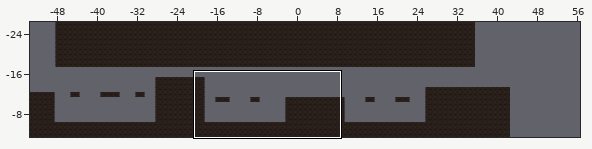
Tiled map, stored at Assets/Tiled/Level1TileMap/map1-3.tmx. Above, an overview of the earlier version with the close-up marked.
Close-up. Before the edit:
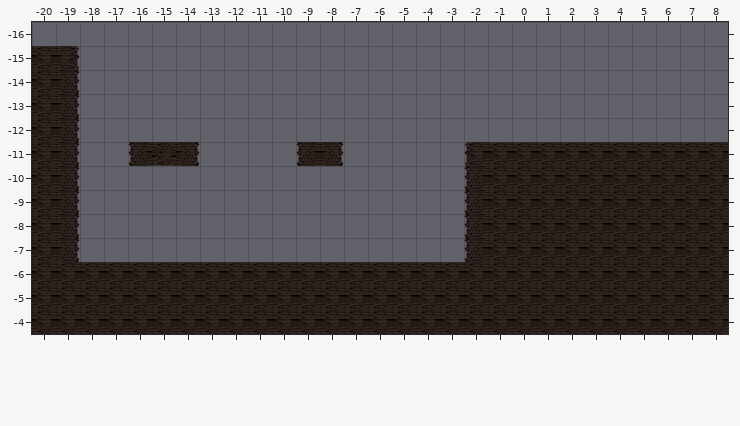
Cells are 256x256 px. Shown: x -20..8, y -16..-4. The commit also changed other parts of the map, which this record leaves out.
New version:
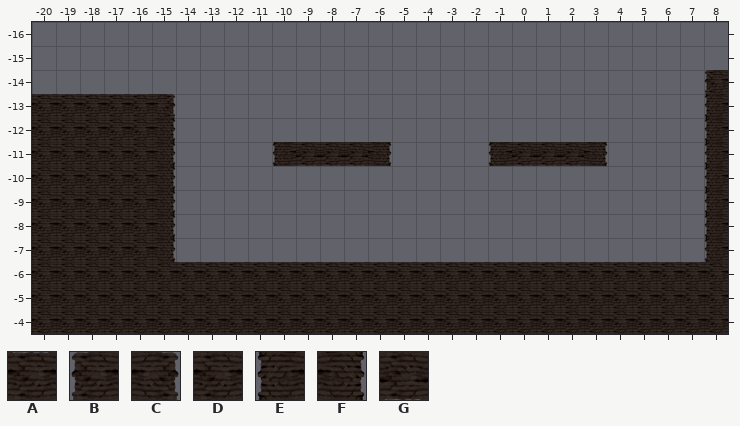
Key: from "Level1 Tileset": A 0, B 1, C 2, D 8, E 9, F 10, G 16.
_ is an empty cell.
Diff:
Layer "ground":
Tile F becomes tile A in row -13 at x -19.
The author put tile A in row -13 at x -18 to -16.
The author put tile B in row -14 at x 8.
The author put tile C in row -13 at x -15.
Tile E becomes tile D in row -11 at x -16.
Tile F becomes tile D in rows -12 to -7 at x -19.
The author put tile D in row -12 at x -18 to -16; in row -11 at x -18 to -17; in rows -10 to -7 at x -18 to -16.
Tile A becomes tile E in row -11 at x -1 and 8.
Tile D becomes tile E in rows -10 to -7 at x 8.
The author put tile E in rows -13 to -12 at x 8; in row -11 at x -10.
Tile A becomes tile F in row -11 at x 3.
Tile G becomes tile F in row -11 at x -15.
The author put tile F in row -12 at x -15; in row -11 at x -6; in rows -10 to -7 at x -15.
Tile A becomes tile G in row -11 at x 0 to 2.
Tile E becomes tile G in row -11 at x -9.
Tile F becomes tile G in row -11 at x -8.
The author put tile G in row -11 at x -7.
The edit erases tile A in row -15 at x -20; in row -11 at x 4 to 7.
The edit erases tile B in row -11 at x -2.
The edit erases tile C in row -15 at x -19.
The edit erases tile D in row -14 at x -20; in rows -10 to -7 at x -1 to 7.
The edit erases tile E in rows -10 to -7 at x -2.
The edit erases tile F in row -14 at x -19; in row -11 at x -14.
Boxes around the changes in both close-ups, in picture pixels (x1, y1, x2, y2):
changed: (32, 46, 200, 262)
changed: (464, 70, 728, 262)
changed: (272, 142, 392, 166)
